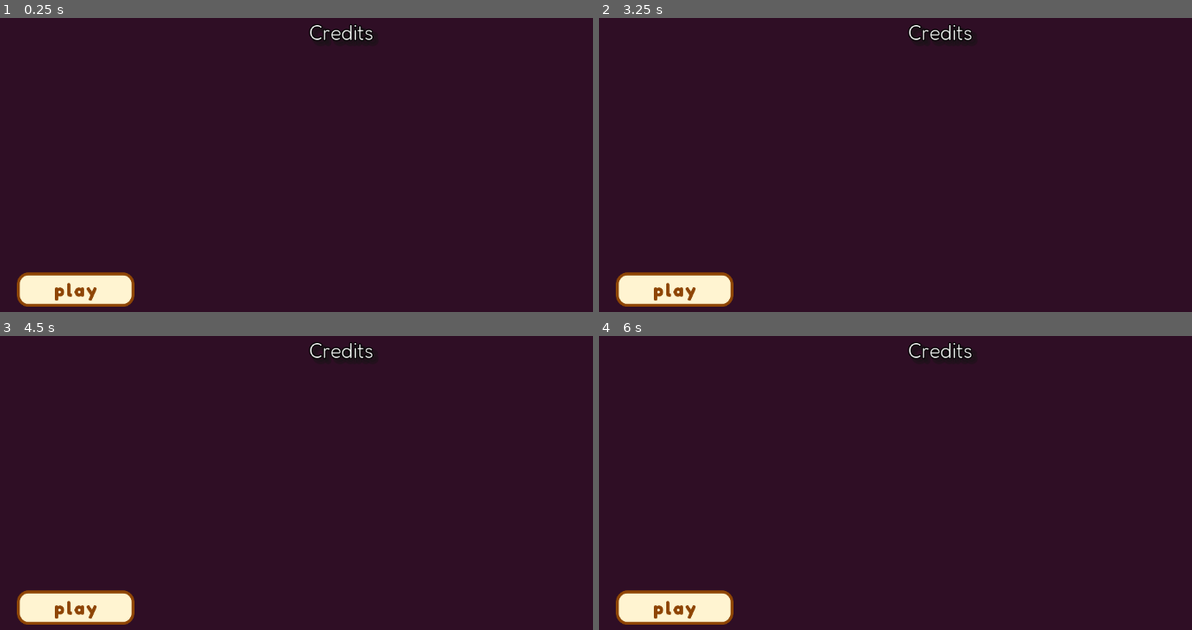
Above: before the commit, frames 1-4 (two rows, left to right).
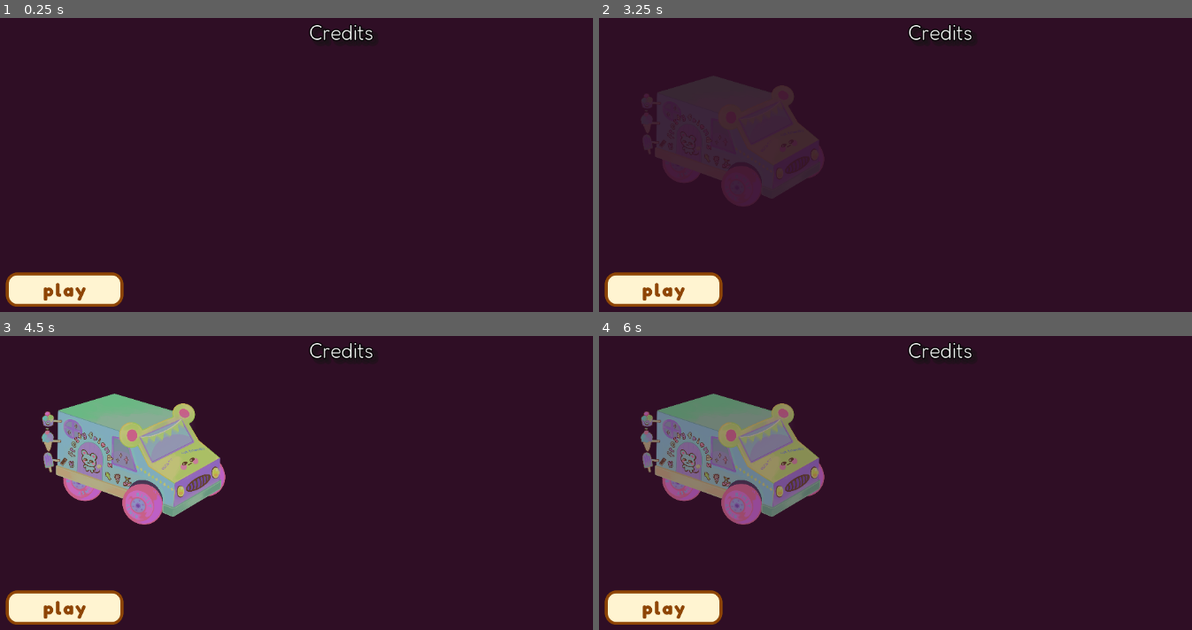
Above: after the commit, the same moments.

Repository: Gus700/FoodTruckBattles
Game: Godot game, scene res://scenes/Credits.tscn
Same seed, same stepped clock (60 frames per second), same inputs: the game is played once before the commit and once after it. This scene is started directly instead of the project's main scene.
Inputs (mouse positions are in pixels of both pictures, inside the frame that each line leads up to; where the layout moved, square brackets give the same spot in the first picture):
- Up to frame 1 (0.25 s): no input
- Up to frame 2 (3.25 s): tap Enter at 0.5, 2.75 s; click (664, 288) [676, 288] at 1.25 s; tap Space at 2 s
- Up to frame 3 (4.5 s): no input
- Up to frame 4 (6 s): no input

The runs differ from the first frame. In frame 1, 0.8% of the frame differs, in the area x 0-23%, y 86-99%; in frame 2, 2.7%; in frame 3, 10%, in the area x 0-39%, y 19-99%; in frame 4, 10%.

Commit message:
UI adjs and Fun effects
Added lore text to the memories, Made the trucks dance in the credits, fixed the stupid fucking scaling issues with the main menu buttons.

Diff:
--- a/scenes/Credits.tscn
+++ b/scenes/Credits.tscn
@@ -1,8 +1,48 @@
-[gd_scene load_steps=5 format=3 uid="uid://bh81fxcqoi63x"]
+[gd_scene load_steps=10 format=3 uid="uid://bh81fxcqoi63x"]
 
 [ext_resource type="Script" path="res://scripts/SceneManager/scene.gd" id="1_urrrw"]
 [ext_resource type="Texture2D" uid="uid://dtrctt0ob146j" path="res://assets/UI_buttons/play.png" id="2_2rddp"]
 [ext_resource type="Script" path="res://scripts/SceneManager/ChangeSceneButton.gd" id="2_gry6h"]
+[ext_resource type="Texture2D" uid="uid://kian6h8hl6q6" path="res://assets/trucks/angel_food.png" id="4_dvy60"]
+[ext_resource type="Script" path="res://scripts/TeleTruck.gd" id="5_di74o"]
+
+[sub_resource type="Animation" id="Animation_f3i7q"]
+resource_name = "FadeIn"
+length = 2.0
+tracks/0/type = "value"
+tracks/0/imported = false
+tracks/0/enabled = true
+tracks/0/path = NodePath("../floaty truck:modulate")
+tracks/0/interp = 1
+tracks/0/loop_wrap = true
+tracks/0/keys = {
+"times": PackedFloat32Array(0, 2),
+"transitions": PackedFloat32Array(1, 1),
+"update": 0,
+"values": [Color(1, 1, 1, 0), Color(1, 1, 1, 1)]
+}
+
+[sub_resource type="Animation" id="Animation_lpue7"]
+resource_name = "FadeOut"
+length = 2.0
+tracks/0/type = "value"
+tracks/0/imported = false
+tracks/0/enabled = true
+tracks/0/path = NodePath("../floaty truck:modulate")
+tracks/0/interp = 1
+tracks/0/loop_wrap = true
+tracks/0/keys = {
+"times": PackedFloat32Array(0, 2),
+"transitions": PackedFloat32Array(1, 1),
+"update": 0,
+"values": [Color(1, 1, 1, 1), Color(1, 1, 1, 0)]
+}
+
+[sub_resource type="AnimationLibrary" id="AnimationLibrary_h8hr0"]
+_data = {
+"FadeInTruck": SubResource("Animation_f3i7q"),
+"FadeOutTruck": SubResource("Animation_lpue7")
+}
 
 [sub_resource type="LabelSettings" id="LabelSettings_8u650"]
 font_size = 33
@@ -22,32 +62,63 @@
 script = ExtResource("1_urrrw")
 
 [node name="ColorRect" type="ColorRect" parent="."]
+layout_mode = 1
+anchors_preset = 15
+anchor_right = 1.0
+anchor_bottom = 1.0
+grow_horizontal = 2
+grow_vertical = 2
+color = Color(0.184314, 0.054902, 0.145098, 1)
+
+[node name="floaty truck" type="TextureRect" parent="."]
+modulate = Color(1, 1, 1, 0)
+custom_minimum_size = Vector2(300, 300)
 layout_mode = 0
-offset_right = 1152.0
-offset_bottom = 648.0
-color = Color(0.184314, 0.054902, 0.145098, 1)
+offset_right = 300.0
+offset_bottom = 300.0
+texture = ExtResource("4_dvy60")
+expand_mode = 1
+stretch_mode = 5
+script = ExtResource("5_di74o")
+metadata/_edit_use_anchors_ = true
+
+[node name="TruckFader" type="AnimationPlayer" parent="floaty truck"]
+root_node = NodePath("../../ColorRect")
+libraries = {
+"": SubResource("AnimationLibrary_h8hr0")
+}
+
+[node name="Timer" type="Timer" parent="floaty truck"]
+wait_time = 3.0
+one_shot = true
+autostart = true
 
 [node name="Credits Label" type="Label" parent="."]
 layout_mode = 0
-offset_left = 493.0
-offset_top = 147.0
-offset_right = 683.0
-offset_bottom = 204.0
+anchor_left = 0.427951
+anchor_top = 0.226852
+anchor_right = 0.592882
+anchor_bottom = 0.314815
 text = "Credits"
 label_settings = SubResource("LabelSettings_8u650")
 horizontal_alignment = 1
+metadata/_edit_use_anchors_ = true
 
 [node name="Cred_Main Menu" type="TextureButton" parent="."]
-layout_mode = 0
-offset_left = 35.0
-offset_top = 559.0
-offset_right = 275.0
-offset_bottom = 615.0
+layout_mode = 1
+anchors_preset = -1
+anchor_left = 0.0303819
+anchor_top = 0.862654
+anchor_right = 0.207465
+anchor_bottom = 0.949074
 texture_normal = ExtResource("2_2rddp")
 ignore_texture_size = true
 stretch_mode = 5
 script = ExtResource("2_gry6h")
 dest = "MainMenu"
+metadata/_edit_use_anchors_ = true
 
+[connection signal="animation_finished" from="floaty truck/TruckFader" to="floaty truck" method="_on_truck_fader_animation_finished"]
+[connection signal="timeout" from="floaty truck/Timer" to="floaty truck" method="_on_timer_timeout"]
 [connection signal="get_dest" from="Cred_Main Menu" to="." method="_on_change_scene_button_get_dest"]
 [connection signal="pressed" from="Cred_Main Menu" to="Cred_Main Menu" method="_on_pressed"]
--- a/scenes/MainMenu.tscn
+++ b/scenes/MainMenu.tscn
@@ -28,41 +28,38 @@
 
 [node name="ColorRect" type="ColorRect" parent="."]
 layout_mode = 0
-offset_right = 1152.0
-offset_bottom = 651.0
+anchor_right = 1.0
+anchor_bottom = 1.00463
 color = Color(0.172549, 0.172549, 0.172549, 1)
+metadata/_edit_use_anchors_ = true
 
 [node name="Main Menu Label" type="Label" parent="."]
 layout_mode = 0
-offset_left = 480.0
-offset_top = 68.0
-offset_right = 670.0
-offset_bottom = 125.0
+anchor_left = 0.416667
+anchor_top = 0.104938
+anchor_right = 0.581597
+anchor_bottom = 0.192901
 text = "Main Menu"
 label_settings = SubResource("LabelSettings_8faaw")
 horizontal_alignment = 1
+metadata/_edit_use_anchors_ = true
 
-[node name="GridContainer" type="GridContainer" parent="."]
+[node name="GridContainer" type="VBoxContainer" parent="."]
 layout_mode = 1
-anchors_preset = 8
-anchor_left = 0.5
-anchor_top = 0.5
-anchor_right = 0.5
-anchor_bottom = 0.5
-offset_left = -150.0
-offset_top = -154.0
-offset_right = 150.0
-offset_bottom = 154.0
+anchors_preset = -1
+anchor_left = 0.369792
+anchor_top = 0.262346
+anchor_right = 0.630208
+anchor_bottom = 0.737654
 grow_horizontal = 2
 grow_vertical = 2
+alignment = 1
+metadata/_edit_use_anchors_ = true
 
-[node name="CenterContainer3" type="CenterContainer" parent="GridContainer"]
+[node name="Play" type="TextureButton" parent="GridContainer"]
 custom_minimum_size = Vector2(300, 100)
 layout_mode = 2
-
-[node name="Play" type="TextureButton" parent="GridContainer/CenterContainer3"]
-custom_minimum_size = Vector2(300, 88)
-layout_mode = 2
+size_flags_vertical = 3
 texture_normal = ExtResource("3_dky2o")
 texture_hover = ExtResource("4_y10lx")
 ignore_texture_size = true
@@ -70,13 +67,10 @@
 script = ExtResource("2_64bw0")
 dest = "Level"
 
-[node name="CenterContainer" type="CenterContainer" parent="GridContainer"]
+[node name="Memories" type="TextureButton" parent="GridContainer"]
 custom_minimum_size = Vector2(300, 100)
 layout_mode = 2
-
-[node name="Memories" type="TextureButton" parent="GridContainer/CenterContainer"]
-custom_minimum_size = Vector2(300, 88)
-layout_mode = 2
+size_flags_vertical = 3
 texture_normal = ExtResource("5_gdpgf")
 texture_hover = ExtResource("6_yigwo")
 ignore_texture_size = true
@@ -84,13 +78,10 @@
 script = ExtResource("2_64bw0")
 dest = "Memories"
 
-[node name="CenterContainer2" type="CenterContainer" parent="GridContainer"]
+[node name="Credits" type="TextureButton" parent="GridContainer"]
 custom_minimum_size = Vector2(300, 100)
 layout_mode = 2
-
-[node name="Credits" type="TextureButton" parent="GridContainer/CenterContainer2"]
-custom_minimum_size = Vector2(300, 88)
-layout_mode = 2
+size_flags_vertical = 3
 texture_normal = ExtResource("7_ysxlo")
 texture_hover = ExtResource("8_mmh0j")
 ignore_texture_size = true
@@ -98,9 +89,9 @@
 script = ExtResource("2_64bw0")
 dest = "Credits"
 
-[connection signal="get_dest" from="GridContainer/CenterContainer3/Play" to="." method="_on_change_scene_button_get_dest"]
-[connection signal="pressed" from="GridContainer/CenterContainer3/Play" to="GridContainer/CenterContainer3/Play" method="_on_pressed"]
-[connection signal="get_dest" from="GridContainer/CenterContainer/Memories" to="." method="_on_change_scene_button_get_dest"]
-[connection signal="pressed" from="GridContainer/CenterContainer/Memories" to="GridContainer/CenterContainer/Memories" method="_on_pressed"]
-[connection signal="get_dest" from="GridContainer/CenterContainer2/Credits" to="." method="_on_change_scene_button_get_dest"]
-[connection signal="pressed" from="GridContainer/CenterContainer2/Credits" to="GridContainer/CenterContainer2/Credits" method="_on_pressed"]
+[connection signal="get_dest" from="GridContainer/Play" to="." method="_on_change_scene_button_get_dest"]
+[connection signal="pressed" from="GridContainer/Play" to="GridContainer/Play" method="_on_pressed"]
+[connection signal="get_dest" from="GridContainer/Memories" to="." method="_on_change_scene_button_get_dest"]
+[connection signal="pressed" from="GridContainer/Memories" to="GridContainer/Memories" method="_on_pressed"]
+[connection signal="get_dest" from="GridContainer/Credits" to="." method="_on_change_scene_button_get_dest"]
+[connection signal="pressed" from="GridContainer/Credits" to="GridContainer/Credits" method="_on_pressed"]
--- a/scenes/Memories.tscn
+++ b/scenes/Memories.tscn
@@ -38,24 +38,26 @@
 
 [node name="ColorRect" type="ColorRect" parent="."]
 layout_mode = 0
-offset_right = 1152.0
-offset_bottom = 648.0
+anchor_right = 1.0
+anchor_bottom = 1.0
 color = Color(0.184314, 0.301961, 0.145098, 1)
+metadata/_edit_use_anchors_ = true
 
 [node name="TopRow" type="GridContainer" parent="."]
 layout_mode = 1
-anchors_preset = 5
-anchor_left = 0.5
-anchor_right = 0.5
-offset_left = -432.0
-offset_top = 86.0
-offset_right = 432.0
-offset_bottom = 286.0
+anchors_preset = -1
+anchor_left = 0.120226
+anchor_top = 0.132716
+anchor_right = 0.879774
+anchor_bottom = 0.441358
+offset_left = 5.5
+offset_right = -5.5
 grow_horizontal = 2
 size_flags_horizontal = 3
 size_flags_vertical = 4
 theme_override_constants/h_separation = 25
 columns = 4
+metadata/_edit_use_anchors_ = true
 
 [node name="AngelFood" type="TextureRect" parent="TopRow"]
 layout_mode = 2
@@ -67,6 +69,7 @@
 script = ExtResource("3_oufhp")
 img = "angel_food"
 big_img = "res://assets/loreScenes/full/angel_s_scripture.png"
+lore_text = "angel food cake mythos"
 
 [node name="Reveal" type="Button" parent="TopRow/AngelFood"]
 modulate = Color(1, 1, 1, 0)
@@ -89,6 +92,7 @@
 script = ExtResource("3_oufhp")
 img = "bury_me"
 big_img = "res://assets/loreScenes/full/hearse_to_be_you.png"
+lore_text = "bats practice dark magic via skeleton sacrifices lured in by burrito bait"
 
 [node name="Reveal" type="Button" parent="TopRow/BuryMe"]
 modulate = Color(1, 1, 1, 0)
@@ -111,6 +115,7 @@
 script = ExtResource("3_oufhp")
 img = "cheddorbendor"
 big_img = "res://assets/loreScenes/full/gold_standard.png"
+lore_text = "cheddorbendor businessmen secretly buy gold cheese wheels from gold cows"
 
 [node name="Reveal" type="Button" parent="TopRow/Cheddor"]
 modulate = Color(1, 1, 1, 0)
@@ -133,6 +138,7 @@
 script = ExtResource("3_oufhp")
 img = "corn_dog"
 big_img = "res://assets/loreScenes/full/operation_corn_dog.png"
+lore_text = "corn on da dog is a front for the cool cats to catch the elusive dog burglar"
 
 [node name="Reveal" type="Button" parent="TopRow/CornDog"]
 modulate = Color(1, 1, 1, 0)
@@ -147,21 +153,18 @@
 
 [node name="BottomRow" type="GridContainer" parent="."]
 layout_mode = 1
-anchors_preset = 8
-anchor_left = 0.5
-anchor_top = 0.5
-anchor_right = 0.5
-anchor_bottom = 0.5
-offset_left = -325.0
-offset_top = -21.0
-offset_right = 325.0
-offset_bottom = 179.0
+anchors_preset = -1
+anchor_left = 0.217882
+anchor_top = 0.467593
+anchor_right = 0.782118
+anchor_bottom = 0.776235
 grow_horizontal = 2
 grow_vertical = 2
 size_flags_horizontal = 3
 size_flags_vertical = 4
 theme_override_constants/h_separation = 25
 columns = 3
+metadata/_edit_use_anchors_ = true
 
 [node name="Devil\'s Tango" type="TextureRect" parent="BottomRow"]
 layout_mode = 2
@@ -173,6 +176,7 @@
 script = ExtResource("3_oufhp")
 img = "devil_s_tango"
 big_img = "res://assets/loreScenes/full/deviled_food.png"
+lore_text = "devil’s tango + its poor beginnings"
 
 [node name="Reveal" type="Button" parent="BottomRow/Devil\'s Tango"]
 modulate = Color(1, 1, 1, 0)
@@ -195,6 +199,7 @@
 script = ExtResource("3_oufhp")
 img = "frosty_friends"
 big_img = "res://assets/loreScenes/full/frosty_beginnings.png"
+lore_text = "frosty friends open shop to cats for the first time in their 84 years of operation"
 
 [node name="Reveal" type="Button" parent="BottomRow/Frosty"]
 modulate = Color(1, 1, 1, 0)
@@ -217,6 +222,7 @@
 script = ExtResource("3_oufhp")
 img = "tacobara"
 big_img = "res://assets/loreScenes/full/tacobara.png"
+lore_text = "capybaras get stuck in desert + lose sanity"
 
 [node name="Reveal" type="Button" parent="BottomRow/Tacobara"]
 modulate = Color(1, 1, 1, 0)
@@ -231,33 +237,37 @@
 
 [node name="Memories Label" type="Label" parent="."]
 layout_mode = 1
-anchors_preset = 5
-anchor_left = 0.5
-anchor_right = 0.5
-offset_left = -95.0
-offset_right = 95.0
-offset_bottom = 57.0
-grow_horizontal = 2
+anchors_preset = -1
+anchor_left = 0.417535
+anchor_right = 0.582465
+anchor_bottom = 0.087963
+grow_horizontal = 2
+grow_vertical = 2
 text = "Memories"
 label_settings = SubResource("LabelSettings_os62y")
 horizontal_alignment = 1
+metadata/_edit_use_anchors_ = true
 
 [node name="Mem_Main Menu" type="TextureButton" parent="."]
 layout_mode = 0
-offset_left = 35.0
-offset_top = 559.0
-offset_right = 275.0
-offset_bottom = 615.0
+anchor_left = 0.0303819
+anchor_top = 0.862654
+anchor_right = 0.238715
+anchor_bottom = 0.949074
 texture_normal = ExtResource("10_rhvnv")
 ignore_texture_size = true
 stretch_mode = 5
 script = ExtResource("10_top0h")
 dest = "MainMenu"
+metadata/_edit_use_anchors_ = true
 
 [node name="BigImgBackground" type="ColorRect" parent="."]
-layout_mode = 0
-offset_right = 1152.0
-offset_bottom = 648.0
+layout_mode = 1
+anchors_preset = 15
+anchor_right = 1.0
+anchor_bottom = 1.0
+grow_horizontal = 2
+grow_vertical = 2
 mouse_filter = 2
 color = Color(0, 0, 0, 0)
 script = ExtResource("11_mj4il")
--- a/scenes/SceneSwitcher.tscn
+++ b/scenes/SceneSwitcher.tscn
@@ -55,20 +55,16 @@
 top_level = true
 z_index = 2
 custom_minimum_size = Vector2(1152, 648)
-anchors_preset = 8
-anchor_left = 0.5
-anchor_top = 0.5
-anchor_right = 0.5
-anchor_bottom = 0.5
-offset_left = -576.0
-offset_top = -324.0
-offset_right = 576.0
-offset_bottom = 324.0
+anchors_preset = 15
+anchor_right = 1.0
+anchor_bottom = 1.0
 grow_horizontal = 2
 grow_vertical = 2
+size_flags_horizontal = 3
+size_flags_vertical = 3
 mouse_filter = 2
 texture = ExtResource("3_ju0q7")
 expand_mode = 1
-stretch_mode = 5
+metadata/_edit_use_anchors_ = true
 
 [connection signal="animation_finished" from="AnimationPlayer" to="." method="_on_animation_player_animation_finished"]
--- a/scripts/Memories/Mem.gd
+++ b/scripts/Memories/Mem.gd
@@ -2,10 +2,11 @@
 
 @export var img : String = "img"
 @export var big_img : String = "img"
+@export var lore_text : String = "lore"
 
 
-signal showbig(big_img)
+signal showbig(big_img,lore_text)
 
 func _on_button_pressed():
 	self.texture = load("res://assets/loreScenes/photos/"+ img +"_unlocked.png")
-	emit_signal("showbig",big_img)
+	emit_signal("showbig",big_img,lore_text)
--- a/scripts/Memories/bigMem.gd
+++ b/scripts/Memories/bigMem.gd
@@ -2,7 +2,8 @@
 
 
 
-func _on_showbig(big_img):
+func _on_showbig(big_img,lore_text):
+	$BigMem/textBubble/MarginContainer/Label.text = lore_text
 	$BigMem.texture = load(big_img)
 	self.color = Color(0, 0, 0, 1)
 	$BigMem.set_modulate(Color(1, 1, 1, 1))
--- /dev/null
+++ b/scripts/TeleTruck.gd
@@ -0,0 +1,28 @@
+extends TextureRect
+
+@onready var truck_anim = $TruckFader
+
+var trucks = ["res://assets/trucks/angel_food.png",
+"res://assets/trucks/bury_me.png",
+"res://assets/trucks/capybara.png",
+"res://assets/trucks/cheddorbendor.png",
+"res://assets/trucks/corn_dog.png",
+"res://assets/trucks/devils_tango.png",
+"res://assets/trucks/frosty_friends.png"]
+
+var positionRandomizer = RandomNumberGenerator.new()
+
+
+func _on_timer_timeout():
+	positionRandomizer.randomize()
+	self.texture = load(trucks.pick_random())
+	self.position.x = positionRandomizer.randi_range(0,DisplayServer.window_get_size().x - 300)
+	self.position.y = positionRandomizer.randi_range(0,DisplayServer.window_get_size().y - 300)
+	truck_anim.play("FadeInTruck")
+
+func _on_truck_fader_animation_finished(anim_name):
+	match anim_name:
+		"FadeOutTruck":
+			$Timer.start(0.05)
+		"FadeInTruck":
+			truck_anim.play("FadeOutTruck")
Binary file added: assets/trucks/angel_food.png
Not shown, added: assets/trucks/angel_food.png.import
Binary file added: assets/trucks/bury_me.png
Not shown, added: assets/trucks/bury_me.png.import
Binary file added: assets/trucks/capybara.png
Not shown, added: assets/trucks/capybara.png.import
Binary file added: assets/trucks/cheddorbendor.png
Not shown, added: assets/trucks/cheddorbendor.png.import
Binary file added: assets/trucks/corn_dog.png
Not shown, added: assets/trucks/corn_dog.png.import
Binary file added: assets/trucks/devils_tango.png
Not shown, added: assets/trucks/devils_tango.png.import
(and 2 more such lines)
